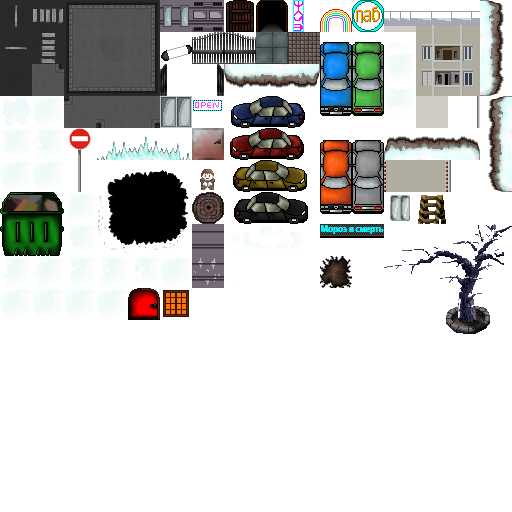
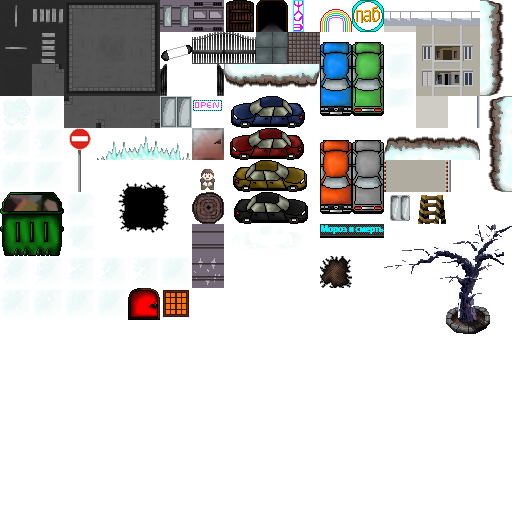
Comparing the layer stacks of the two (512, 512) images. Changes:
added layer "Calque 6" above "Мороз и смерть copie 3" over 118, 182, 169, 233
painted on "Мороз и смерть copie 3" over 97, 170, 189, 253
